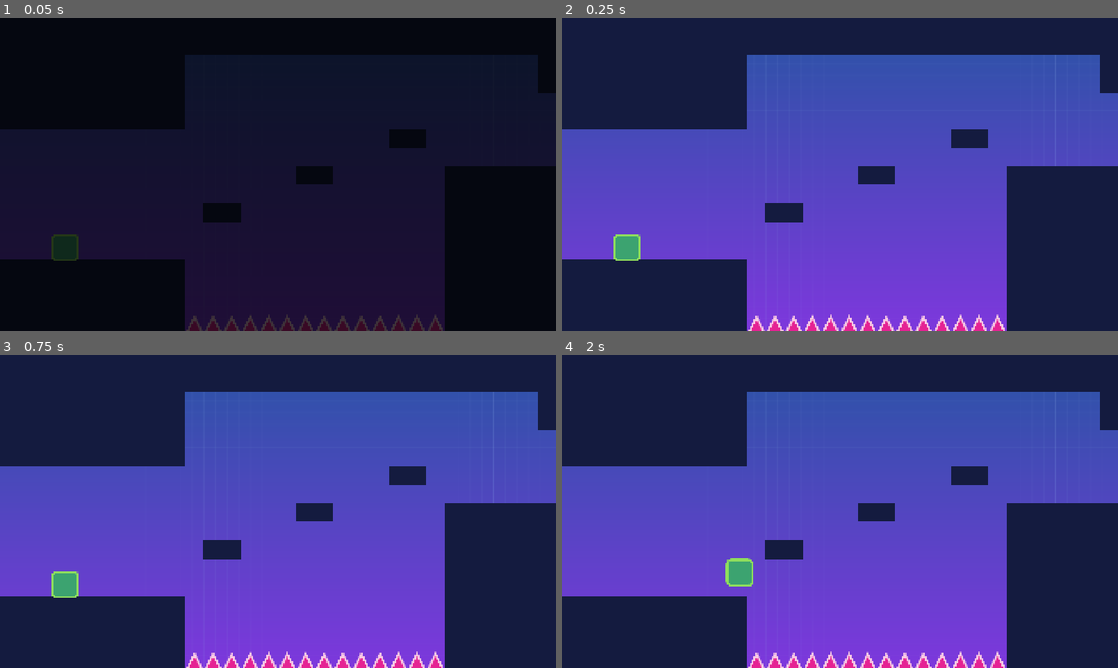
Above: before the commit, frames 1-4 (two rows, left to right).
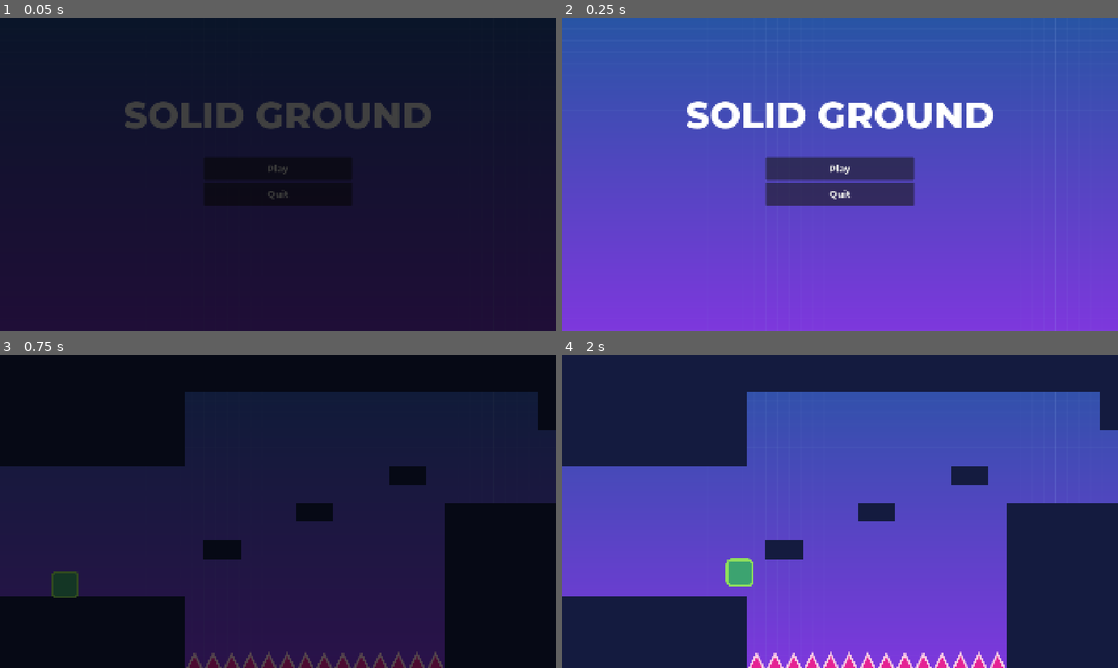
Above: after the commit, the same moments.

Repository: noor-shalaby/solid-ground
Game: Godot game, scene res://scenes/main_menu.tscn
The game is run twice, just before and just after one commit, with the same random seed, the same clock (stepped at 60 frames per second) and the same inputs. Before the commit the project starts from res://scenes/game.tscn. Sound files missing from this copy of the repository are replaced by a short silence.
Inputs (mouse positions are in pixels of both pictures, inside the frame that each line leads up to):
- Up to frame 1 (0.05 s): no input
- Up to frame 2 (0.25 s): no input
- Up to frame 3 (0.75 s): click (278, 505) at 0.5 s, where only the run after the commit has a clickable "Play"
- Up to frame 4 (2 s): tap Enter at 1.25 s; move the mouse to (867, 511) at 1.27 s; hold D (right) from 1.28 s (still down); tap W (jump) at 1.52 s

The runs differ from the first frame. In frame 1, 45% of the frame differs, in the area x 0-100%, y 0-100%; in frame 2, 47%; in frame 3, 100%; in frame 4, nothing differs.

Commit message:
Add: simple main screen with play and quit buttons

Diff:
--- a/project.godot
+++ b/project.godot
@@ -11,7 +11,7 @@
 [application]
 
 config/name="Solid Ground"
-run/main_scene="uid://p8bxjnfemtjy"
+run/main_scene="uid://gxanohvbl7e1"
 config/features=PackedStringArray("4.5", "GL Compatibility")
 boot_splash/image="uid://cvsx1sjwjnk8g"
 config/icon="uid://cvr5umn1mjtor"
@@ -19,6 +19,7 @@
 [autoload]
 
 SceneTransitioner="*res://scenes/scene_transitioner.tscn"
+AudioManager="*res://scenes/audio_manager.tscn"
 
 [debug]
 
--- /dev/null
+++ b/scenes/audio_manager.tscn
@@ -0,0 +1,7 @@
+[gd_scene load_steps=2 format=3 uid="uid://b1yptqm37v578"]
+
+[ext_resource type="Script" uid="uid://ddja3txtmd0nl" path="res://scripts/audio_manager.gd" id="1_xa1qs"]
+
+[node name="AudioManager" type="Node"]
+process_mode = 3
+script = ExtResource("1_xa1qs")
--- /dev/null
+++ b/scenes/button.tscn
@@ -0,0 +1,21 @@
+[gd_scene load_steps=3 format=3 uid="uid://cv0b8mfiyro15"]
+
+[ext_resource type="Script" uid="uid://dakhdt3ndfbd3" path="res://scripts/buttona.gd" id="1_di1ux"]
+[ext_resource type="FontFile" uid="uid://c11k50dvdlwo7" path="res://assets/montserrat_extrabold.otf" id="1_vgxan"]
+
+[node name="Button" type="Button"]
+custom_minimum_size = Vector2(512, 80)
+offset_right = 8.0
+offset_bottom = 8.0
+size_flags_horizontal = 4
+theme_override_fonts/font = ExtResource("1_vgxan")
+theme_override_font_sizes/font_size = 32
+text = "Button"
+script = ExtResource("1_di1ux")
+
+[connection signal="focus_entered" from="." to="." method="_on_focus_entered"]
+[connection signal="focus_exited" from="." to="." method="_on_focus_exited"]
+[connection signal="mouse_entered" from="." to="." method="_on_mouse_entered"]
+[connection signal="mouse_exited" from="." to="." method="_on_mouse_exited"]
+[connection signal="pressed" from="." to="." method="_on_pressed"]
+[connection signal="resized" from="." to="." method="_on_resized"]
--- /dev/null
+++ b/scenes/click_sound.tscn
@@ -0,0 +1,10 @@
+[gd_scene load_steps=3 format=3 uid="uid://dbjd5elpu7hmv"]
+
+[ext_resource type="AudioStream" uid="uid://ct0mw1lwjpos0" path="res://assets/select_3.wav" id="1_jq0vc"]
+[ext_resource type="Script" uid="uid://mbdcf4p8w214" path="res://scripts/sfx_oneshot.gd" id="2_nuxji"]
+
+[node name="ClickSound" type="AudioStreamPlayer"]
+stream = ExtResource("1_jq0vc")
+volume_db = 6.0
+autoplay = true
+script = ExtResource("2_nuxji")
--- /dev/null
+++ b/scenes/main_menu.tscn
@@ -0,0 +1,68 @@
+[gd_scene load_steps=6 format=3 uid="uid://gxanohvbl7e1"]
+
+[ext_resource type="Texture2D" uid="uid://bw7nw666wjmes" path="res://assets/background.png" id="1_l6cm7"]
+[ext_resource type="FontFile" uid="uid://c11k50dvdlwo7" path="res://assets/montserrat_extrabold.otf" id="2_8ln24"]
+[ext_resource type="PackedScene" uid="uid://cv0b8mfiyro15" path="res://scenes/button.tscn" id="2_ekxnf"]
+[ext_resource type="Script" uid="uid://pvs5iaw4i4eh" path="res://scripts/button_play.gd" id="3_bqqt6"]
+[ext_resource type="Script" uid="uid://kj227nx4rsgf" path="res://scripts/button_quit.gd" id="4_wu84c"]
+
+[node name="MainMenu" type="Control"]
+layout_mode = 3
+anchors_preset = 15
+anchor_right = 1.0
+anchor_bottom = 1.0
+grow_horizontal = 2
+grow_vertical = 2
+
+[node name="Background" type="TextureRect" parent="."]
+layout_mode = 1
+anchors_preset = 15
+anchor_right = 1.0
+anchor_bottom = 1.0
+grow_horizontal = 2
+grow_vertical = 2
+texture = ExtResource("1_l6cm7")
+
+[node name="Title" type="Label" parent="."]
+layout_mode = 1
+anchors_preset = 8
+anchor_left = 0.5
+anchor_top = 0.5
+anchor_right = 0.5
+anchor_bottom = 0.5
+offset_left = -533.0
+offset_top = -284.0
+offset_right = 533.0
+offset_bottom = -127.0
+grow_horizontal = 2
+grow_vertical = 2
+theme_override_fonts/font = ExtResource("2_8ln24")
+theme_override_font_sizes/font_size = 128
+text = "SOLID GROUND"
+
+[node name="ButtonMenu" type="VBoxContainer" parent="."]
+layout_mode = 1
+anchors_preset = 8
+anchor_left = 0.5
+anchor_top = 0.5
+anchor_right = 0.5
+anchor_bottom = 0.5
+offset_left = -256.0
+offset_top = -60.0
+offset_right = 256.0
+offset_bottom = 108.0
+grow_horizontal = 2
+grow_vertical = 2
+theme_override_constants/separation = 8
+
+[node name="PlayButton" parent="ButtonMenu" instance=ExtResource("2_ekxnf")]
+layout_mode = 2
+text = "Play"
+script = ExtResource("3_bqqt6")
+target_scene_path = "uid://p8bxjnfemtjy"
+
+[node name="QuitButton" parent="ButtonMenu" instance=ExtResource("2_ekxnf")]
+layout_mode = 2
+text = "Quit
+"
+script = ExtResource("4_wu84c")
--- /dev/null
+++ b/scripts/audio_manager.gd
@@ -0,0 +1,13 @@
+extends Node
+
+
+const CLICK_SOUND_SCENE: PackedScene = preload("uid://dbjd5elpu7hmv")
+
+var ambient_fade_out: float = 0.3
+
+@onready var scene_tree: SceneTree = get_tree()
+
+
+func play_oneshot(sfx: PackedScene = CLICK_SOUND_SCENE) -> void:
+	var oneshot_sfx: AudioStreamPlayer = sfx.instantiate()
+	add_child(oneshot_sfx)
--- /dev/null
+++ b/scripts/button_play.gd
@@ -0,0 +1,11 @@
+extends Buttona
+
+
+@export var target_scene_path: String
+
+
+func _on_pressed() -> void:
+	super()
+
+	if target_scene_path:
+		SceneTransitioner.trans_to_scene(target_scene_path)
--- /dev/null
+++ b/scripts/button_quit.gd
@@ -0,0 +1,7 @@
+extends Buttona
+
+
+func _on_pressed() -> void:
+	super()
+
+	SceneTransitioner.quit()
--- /dev/null
+++ b/scripts/button_restart.gd
@@ -0,0 +1,7 @@
+extends Buttona
+
+
+func _on_pressed() -> void:
+	super()
+
+	SceneTransitioner.trans_to_scene()
--- /dev/null
+++ b/scripts/buttona.gd
@@ -0,0 +1,64 @@
+class_name Buttona
+extends Button
+
+
+@export var hover_scale: float = 1.1
+@export var hover_animation_duration: float = 0.1
+@export var unhover_animation_duration: float = 0.2
+@export var sfx: PackedScene = AudioManager.CLICK_SOUND_SCENE
+
+
+var tween: Tween
+
+
+func _ready() -> void:
+	set_deferred("pivot_offset", size / 2)
+
+
+func focus() -> void:
+	grab_focus()
+	grab_click_focus()
+
+	if tween:
+		tween.kill()
+	tween = create_tween()
+	tween.tween_property(self, "scale", Vector2.ONE * hover_scale, hover_animation_duration)
+
+func unfocus() -> void:
+	release_focus()
+
+	if tween:
+		tween.kill()
+	tween = create_tween()
+	tween.tween_property(self, "scale", Vector2.ONE, unhover_animation_duration)
+
+
+func _on_pressed() -> void:
+	if sfx:
+		AudioManager.play_oneshot(sfx)
+
+
+func _on_mouse_entered() -> void:
+	if disabled:
+		return
+	focus()
+
+func _on_mouse_exited() -> void:
+	if disabled:
+		return
+	unfocus()
+
+
+func _on_focus_entered() -> void:
+	if disabled:
+		return
+	focus()
+
+func _on_focus_exited() -> void:
+	if disabled:
+		return
+	unfocus()
+
+
+func _on_resized() -> void:
+	set_deferred("pivot_offset", size / 2)
--- /dev/null
+++ b/scripts/sfx_oneshot.gd
@@ -0,0 +1,5 @@
+extends AudioStreamPlayer
+
+
+func _ready() -> void:
+	finished.connect(queue_free)
Binary file added: assets/montserrat_extrabold.otf
Not shown, added: assets/montserrat_extrabold.otf.import
Not shown, added: assets/select_3.wav.import
Not shown, added: scripts/audio_manager.gd.uid
Not shown, added: scripts/button_play.gd.uid
Not shown, added: scripts/button_quit.gd.uid
Not shown, added: scripts/button_restart.gd.uid
Not shown, added: scripts/buttona.gd.uid
Not shown, added: scripts/sfx_oneshot.gd.uid
Not shown, added: assets/select_3.wav
